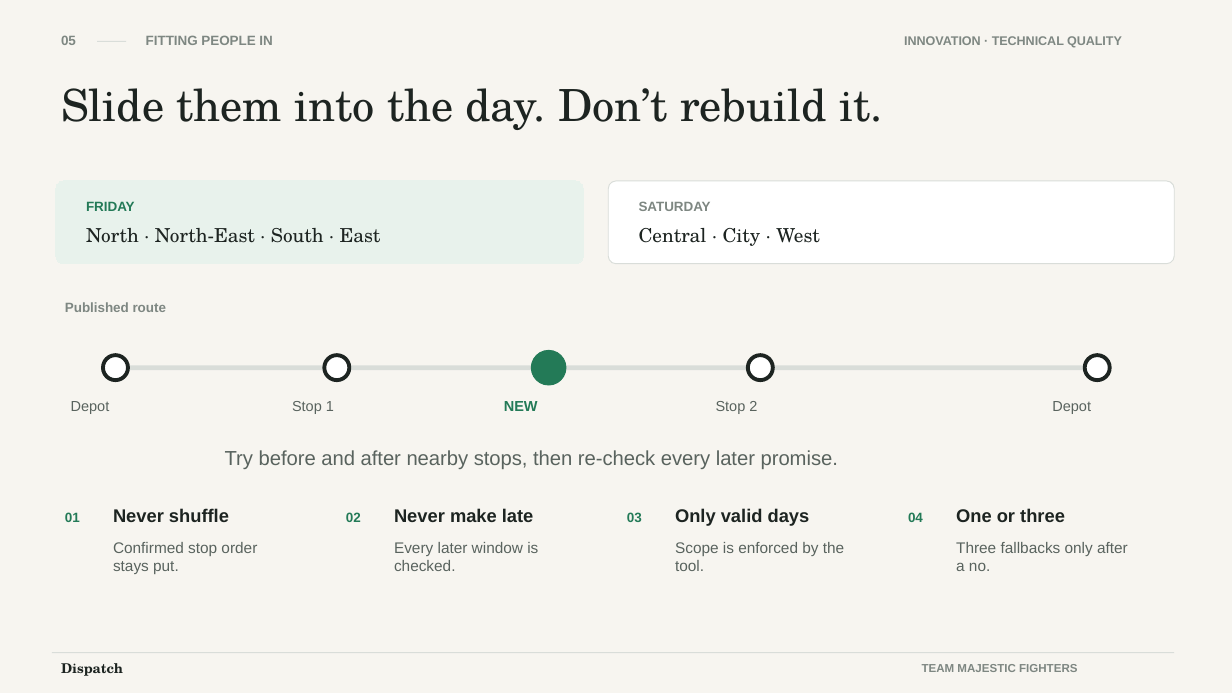
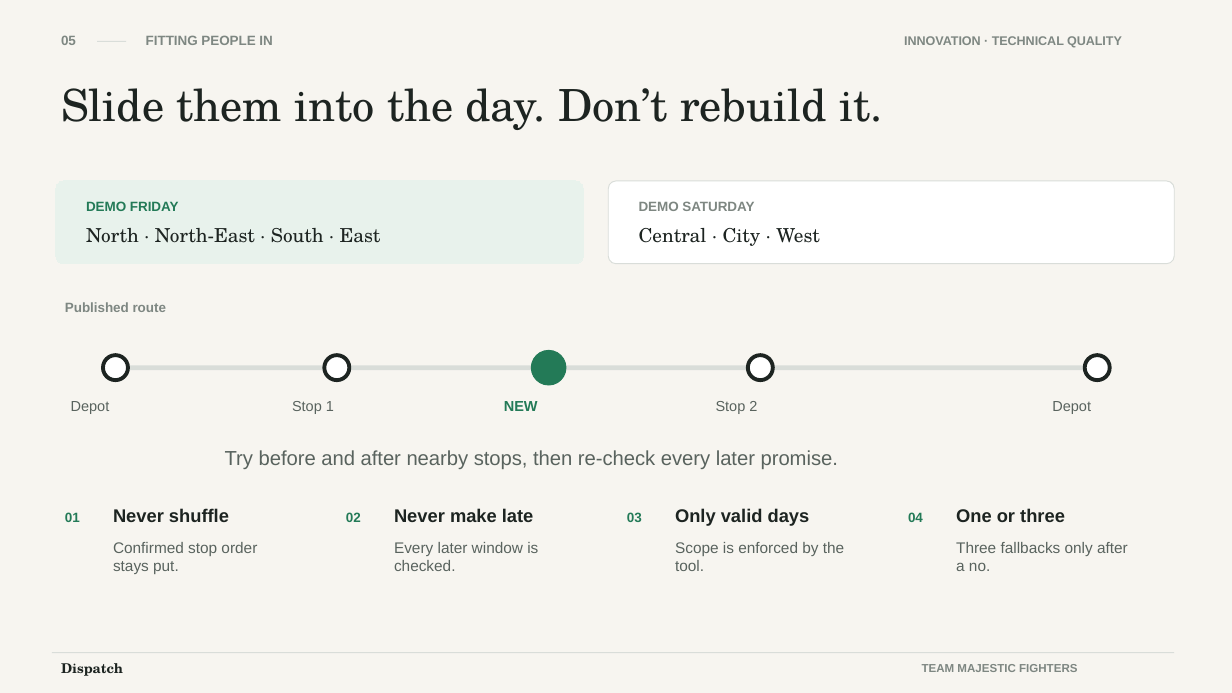
Before and after one commit to Stephensaleh1601/Delivery-Schedule-Agent, a slide deck: slide 5 of submission/Dispatch-IGNITE-Hackathon-Deck.pptx. Drawn at 1232x693 pixels with LibreOffice and Linux fonts; fonts in the diff are those of the drawing. Boxes give left, top, right and bottom in pixels: in the first picture for what was removed or moved away, otherwise in the second. Text is boxed around its words. In the diff, an @@ line names an element or a change of style, - is before the commit and + after.

```diff
--- a/submission/Dispatch-IGNITE-Hackathon-Deck.pptx
+++ b/submission/Dispatch-IGNITE-Hackathon-Deck.pptx
@@ text at box(86, 201, 179, 211): text changed @@
-FRIDAY
+DEMO FRIDAY
@@ text at box(639, 201, 754, 211): text changed @@
-SATURDAY
+DEMO SATURDAY
```
Also in this commit, not shown: 2 other slides changed, 8 other files.
